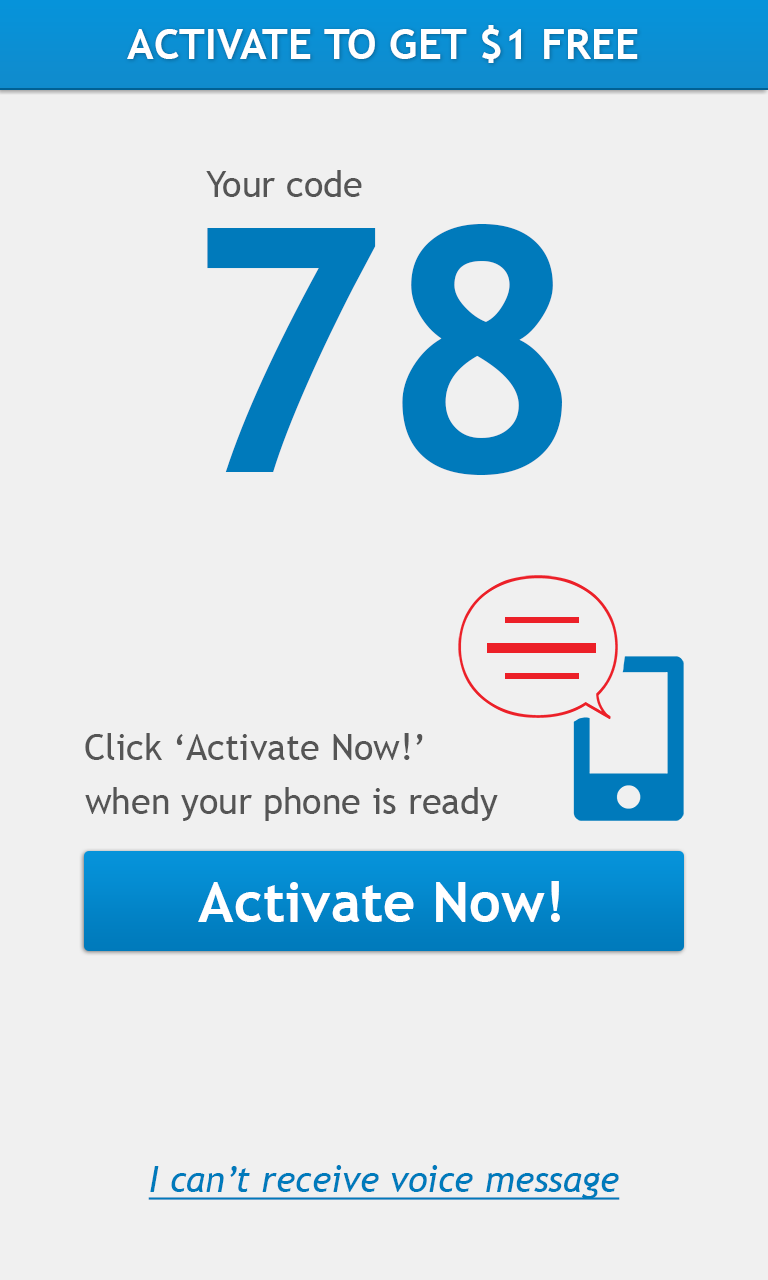
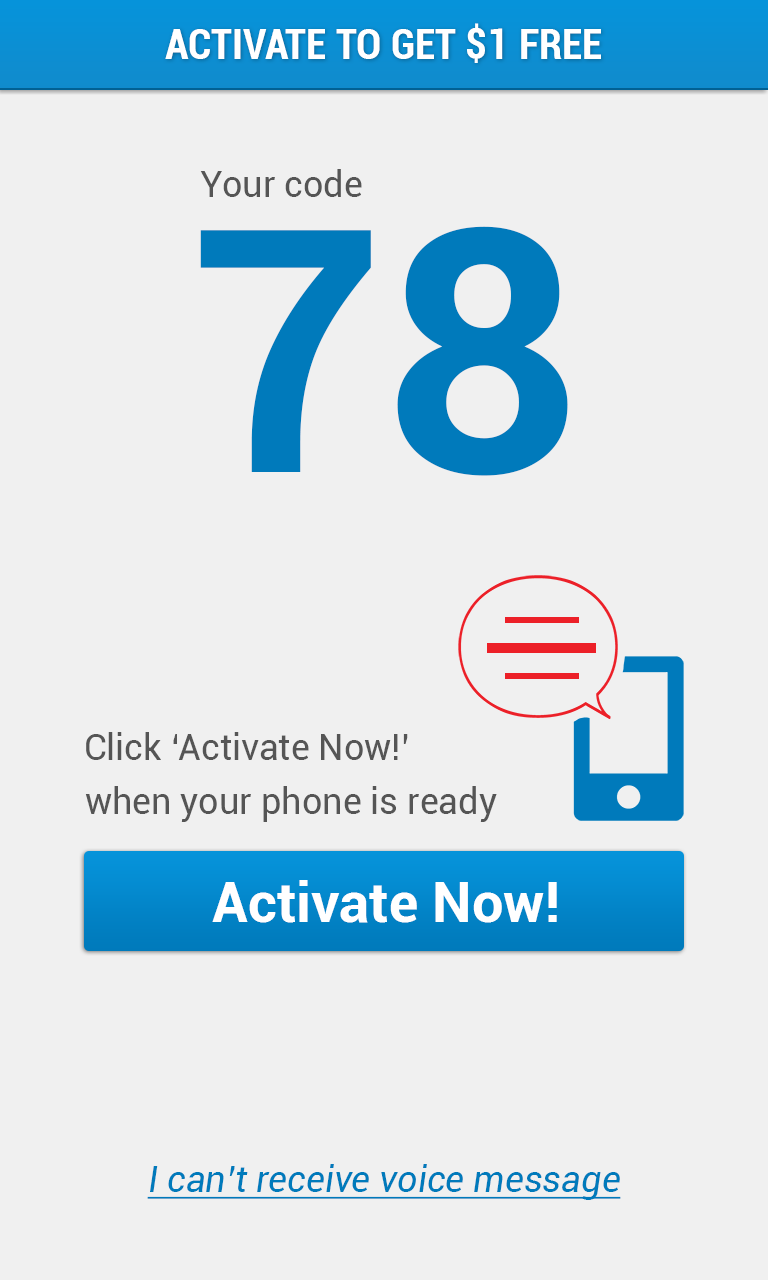
Comparing the layer stacks of the two (768, 1280) images. Changes:
painted on "ACTIVATE TO GET $1 FREE" over <box>127,23,638,63</box>
painted on "Your code" over <box>200,169,362,197</box>
painted on "78" over <box>200,224,568,476</box>
painted on "Click ‘Activate Now!’" over <box>85,732,423,760</box>
painted on "when your phone is ready" over <box>85,786,498,822</box>
painted on "Activate Now!" over <box>198,880,560,923</box>
painted on "I can’t receive voice message" over <box>147,1164,621,1200</box>
